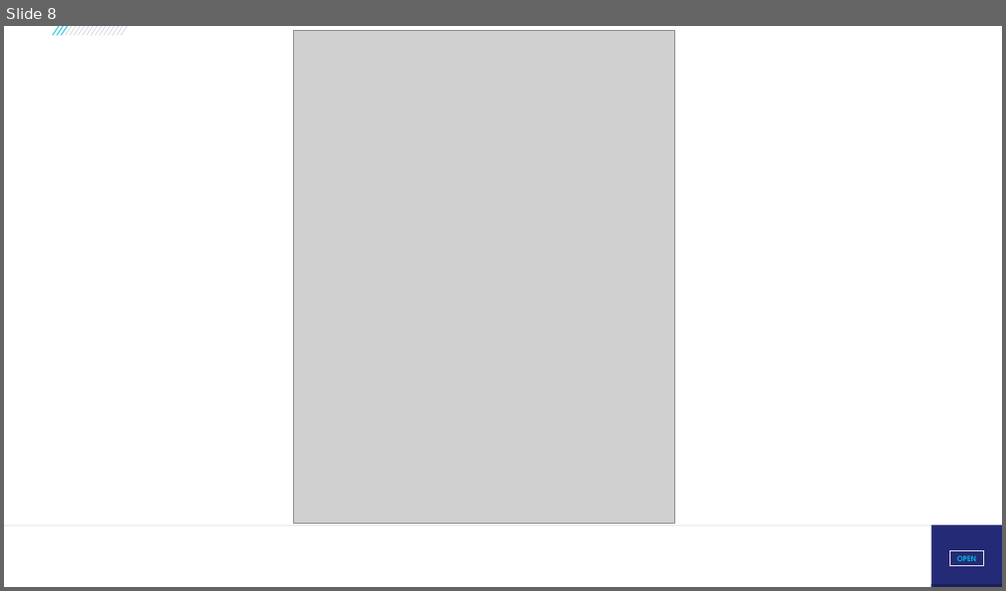
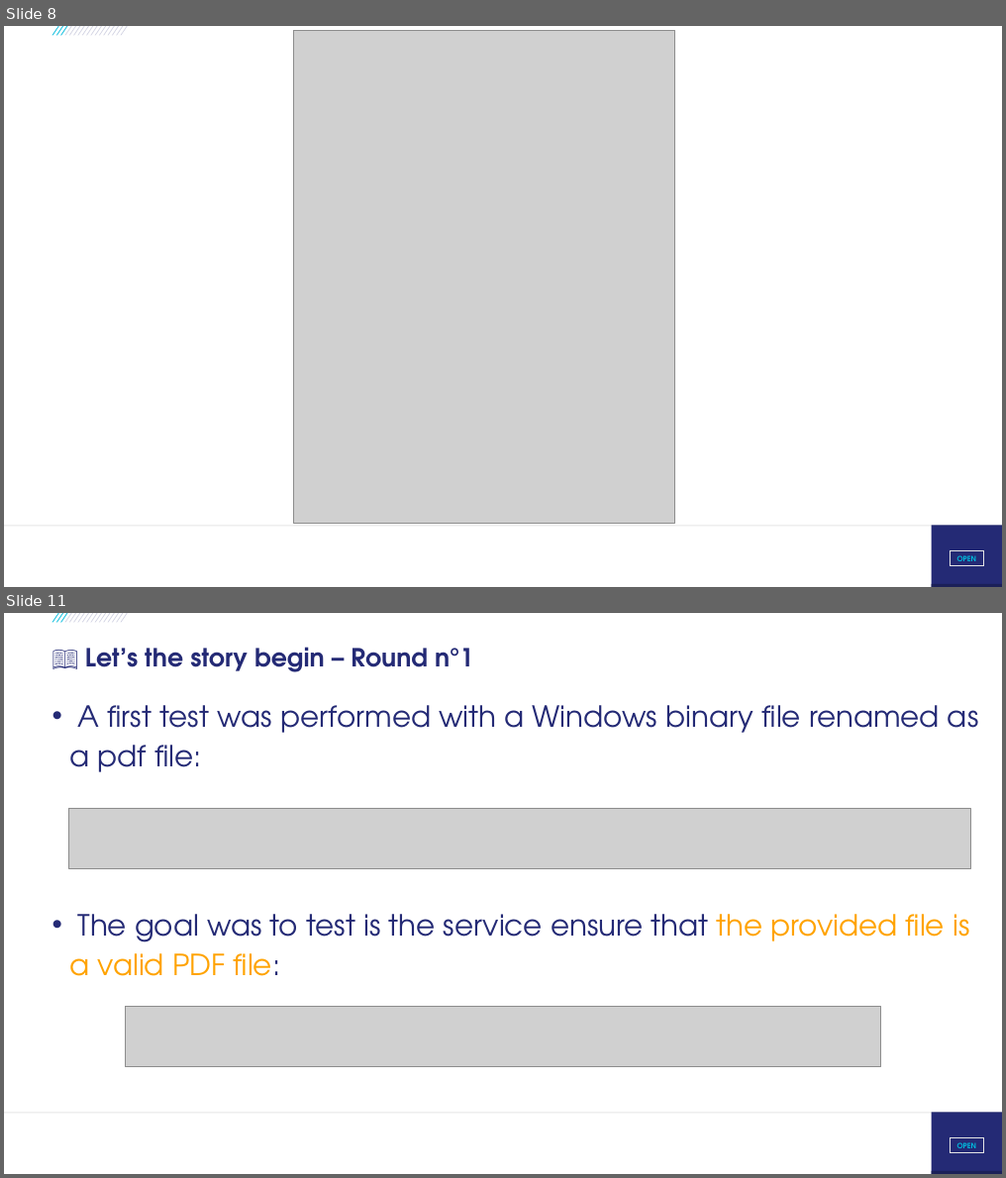
Before and after one commit to righettod/voxxeddays-lux-2026, a slide deck: presentation.pptx. Shown one above the other, each under a label of ours: slide 8 before the commit, slides 8 and 11 after it; the slides between them are not shown. The pictures are 1006x591 and 1006x1178 pixels, drawn with LibreOffice and Linux fonts; fonts in the diff are those of the drawing; grey boxes stand for pictures; background and template pictures are left out. Boxes give left, top, right and bottom in pixels: in the first picture for what was removed or moved away, otherwise in the second. Text is boxed around its words. In the diff, an @@ line names an element or a change of style, - is before the commit and + after.

```diff
--- a/presentation.pptx
+++ b/presentation.pptx
@@ slide 11 added at (x1=4, y1=613, x2=1002, y2=1174), background #FFFFFF; not listed: 21 template elements that a slide beside it also shows @@
@@ title added at (x1=85, y1=647, x2=473, y2=672), 24 pt, text #242A75, bold @@
+📖 Let’s the story begin – Round n°1
@@ text added at (x1=69, y1=705, x2=978, y2=976), 28 pt, text #242A75 @@
+• A first test was performed with a Windows binary file renamed as a pdf file:
+• The goal was to test is the service ensure that the provided file is a valid PDF file:
@@ picture added at (x1=68, y1=808, x2=971, y2=868) @@
@@ picture added at (x1=126, y1=1006, x2=880, y2=1066) @@
```
Also in this commit, not shown: 1 slide changed, 8 other slides added, 2 other files.
